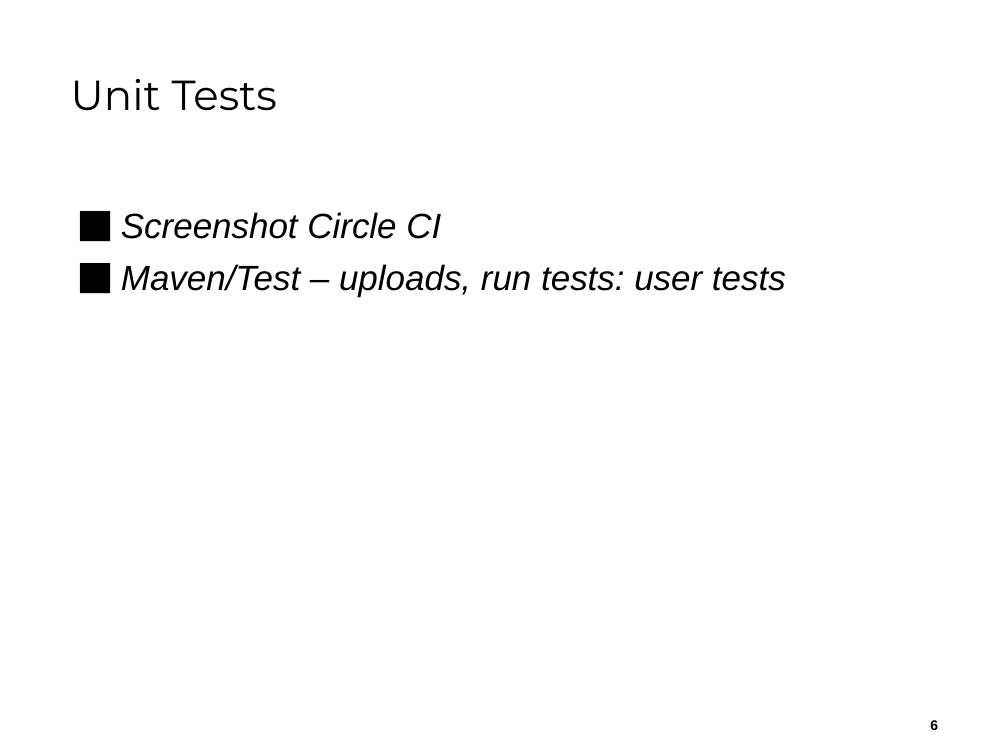
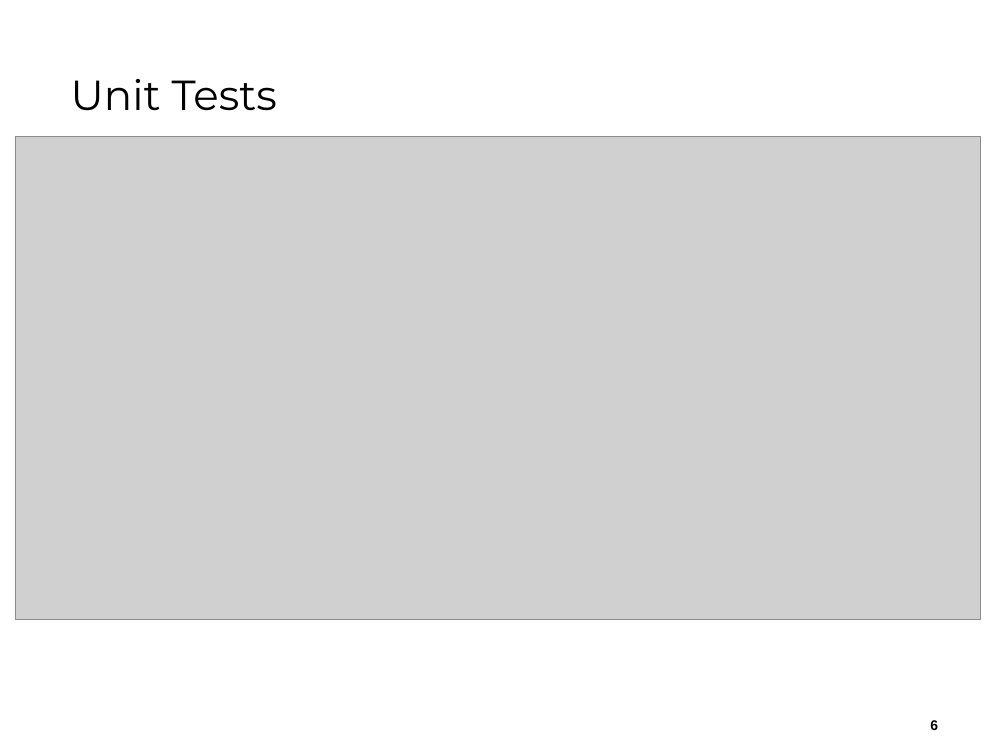
Before and after one commit to kevschuetz/exemplar-mgmt-system-swing, a slide deck: slide 6 of Documents/Release 2/ReleasePräsentation2__Team04.pptx. Drawn at 1008x756 pixels with LibreOffice and Linux fonts; fonts in the diff are those of the drawing; grey boxes stand for pictures; background and template pictures are left out. Boxes give left, top, right and bottom in pixels: in the first picture for what was removed or moved away, otherwise in the second. Text is boxed around its words. In the diff, an @@ line names an element or a change of style, - is before the commit and + after.

```diff
--- a/Documents/Release 2/ReleasePräsentation2__Team04.pptx
+++ b/Documents/Release 2/ReleasePräsentation2__Team04.pptx
@@ picture added at (15, 136, 981, 619) @@
@@ text removed at (121, 212, 786, 297) @@
-⬛ Screenshot Circle CI
-⬛ Maven/Test – uploads, run tests: user tests
```
Also in this commit, not shown: 1 other slide changed.
